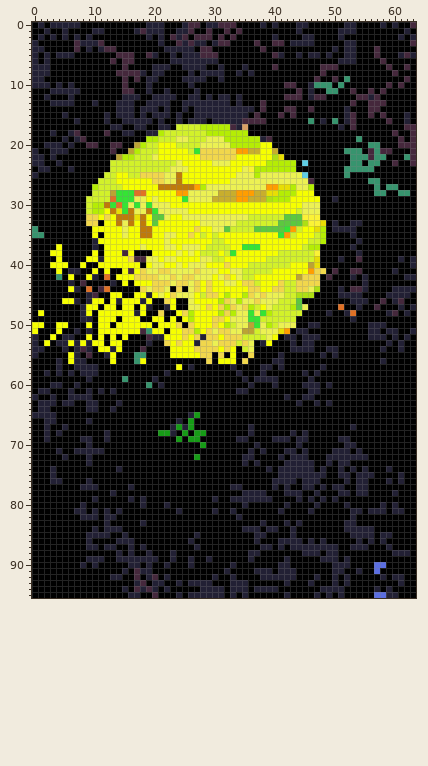
Pixel-art file: Assets/Planet Cards/Destroyed.aseprite. The first picture shows the starting point.
64x96 pixels, 1 frame.
After:
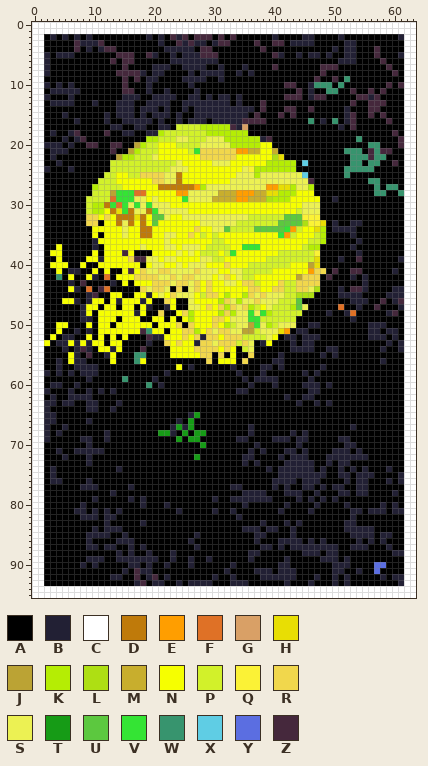
Palette (. is transparent): A #000000  B #222034  C #ffffff  D #bf7a0a  E #ff9e00  F #df7126  G #d9a066  H #e8de04  J #bba334  K #b5ed04  L #aedf13  M #c8ae2d  N #f6ff00  P #d2f12a  Q #fbf236  R #f1d74c  S #ecf153  T #169b16  U #5cc83f  V #34e434  W #37946e  X #5fcde4  Y #5b6ee1  Z #45283c
The exact change:
Changed rows in their new state; - is an unchanged pixel.
Layers "Planet", "Background":
first column x 0:
 0 CCCCCCCCCCCCCCCCCCCCCCCCCCCCCCCCCCCCCCCCCCCCCCCCCCCCCCCCCCCCCCCC
 1 CCCCCCCCCCCCCCCCCCCCCCCCCCCCCCCCCCCCCCCCCCCCCCCCCCCCCCCCCCCCCCCC
 2 CC------------------------------------------------------------CC
 3 CC------------------------------------------------------------CC
 4 CC------------------------------------------------------------CC
 5 CC------------------------------------------------------------CC
 6 CC------------------------------------------------------------CC
 7 CC------------------------------------------------------------CC
 8 CC------------------------------------------------------------CC
 9 CC------------------------------------------------------------CC
10 CC------------------------------------------------------------CC
11 CC------------------------------------------------------------CC
12 CC------------------------------------------------------------CC
13 CC------------------------------------------------------------CC
14 CC------------------------------------------------------------CC
15 CC------------------------------------------------------------CC
16 CC------------------------------------------------------------CC
17 CC------------------------------------------------------------CC
18 CC------------------------------------------------------------CC
19 CC------------------------------------------------------------CC
20 CC------------------------------------------------------------CC
21 CC------------------------------------------------------------CC
22 CC------------------------------------------------------------CC
23 CC------------------------------------------------------------CC
24 CC------------------------------------------------------------CC
25 CC------------------------------------------------------------CC
26 CC------------------------------------------------------------CC
27 CC------------------------------------------------------------CC
28 CC------------------------------------------------------------CC
29 CC------------------------------------------------------------CC
30 CC------------------------------------------------------------CC
31 CC------------------------------------------------------------CC
32 CC------------------------------------------------------------CC
33 CC------------------------------------------------------------CC
34 CC------------------------------------------------------------CC
35 CC------------------------------------------------------------CC
36 CC------------------------------------------------------------CC
37 CC------------------------------------------------------------CC
38 CC------------------------------------------------------------CC
39 CC------------------------------------------------------------CC
40 CC------------------------------------------------------------CC
41 CC------------------------------------------------------------CC
42 CC------------------------------------------------------------CC
43 CC------------------------------------------------------------CC
44 CC------------------------------------------------------------CC
45 CC------------------------------------------------------------CC
46 CC------------------------------------------------------------CC
47 CC------------------------------------------------------------CC
48 CC------------------------------------------------------------CC
49 CC------------------------------------------------------------CC
50 CC------------------------------------------------------------CC
51 CC------------------------------------------------------------CC
52 CC------------------------------------------------------------CC
53 CC------------------------------------------------------------CC
54 CC------------------------------------------------------------CC
55 CC------------------------------------------------------------CC
56 CC------------------------------------------------------------CC
57 CC------------------------------------------------------------CC
58 CC------------------------------------------------------------CC
59 CC------------------------------------------------------------CC
60 CC------------------------------------------------------------CC
61 CC------------------------------------------------------------CC
62 CC------------------------------------------------------------CC
63 CC------------------------------------------------------------CC
64 CC------------------------------------------------------------CC
65 CC------------------------------------------------------------CC
66 CC------------------------------------------------------------CC
67 CC------------------------------------------------------------CC
68 CC------------------------------------------------------------CC
69 CC------------------------------------------------------------CC
70 CC------------------------------------------------------------CC
71 CC------------------------------------------------------------CC
72 CC------------------------------------------------------------CC
73 CC------------------------------------------------------------CC
74 CC------------------------------------------------------------CC
75 CC------------------------------------------------------------CC
76 CC------------------------------------------------------------CC
77 CC------------------------------------------------------------CC
78 CC------------------------------------------------------------CC
79 CC------------------------------------------------------------CC
80 CC------------------------------------------------------------CC
81 CC------------------------------------------------------------CC
82 CC------------------------------------------------------------CC
83 CC------------------------------------------------------------CC
84 CC------------------------------------------------------------CC
85 CC------------------------------------------------------------CC
86 CC------------------------------------------------------------CC
87 CC------------------------------------------------------------CC
88 CC------------------------------------------------------------CC
89 CC------------------------------------------------------------CC
90 CC------------------------------------------------------------CC
91 CC------------------------------------------------------------CC
92 CC------------------------------------------------------------CC
93 CC------------------------------------------------------------CC
94 CCCCCCCCCCCCCCCCCCCCCCCCCCCCCCCCCCCCCCCCCCCCCCCCCCCCCCCCCCCCCCCC
95 CCCCCCCCCCCCCCCCCCCCCCCCCCCCCCCCCCCCCCCCCCCCCCCCCCCCCCCCCCCCCCCC
Boxes around the changes in both pictures, in picture pixels (x1, y1, x2, y2):
changed: (32, 22, 416, 598)
